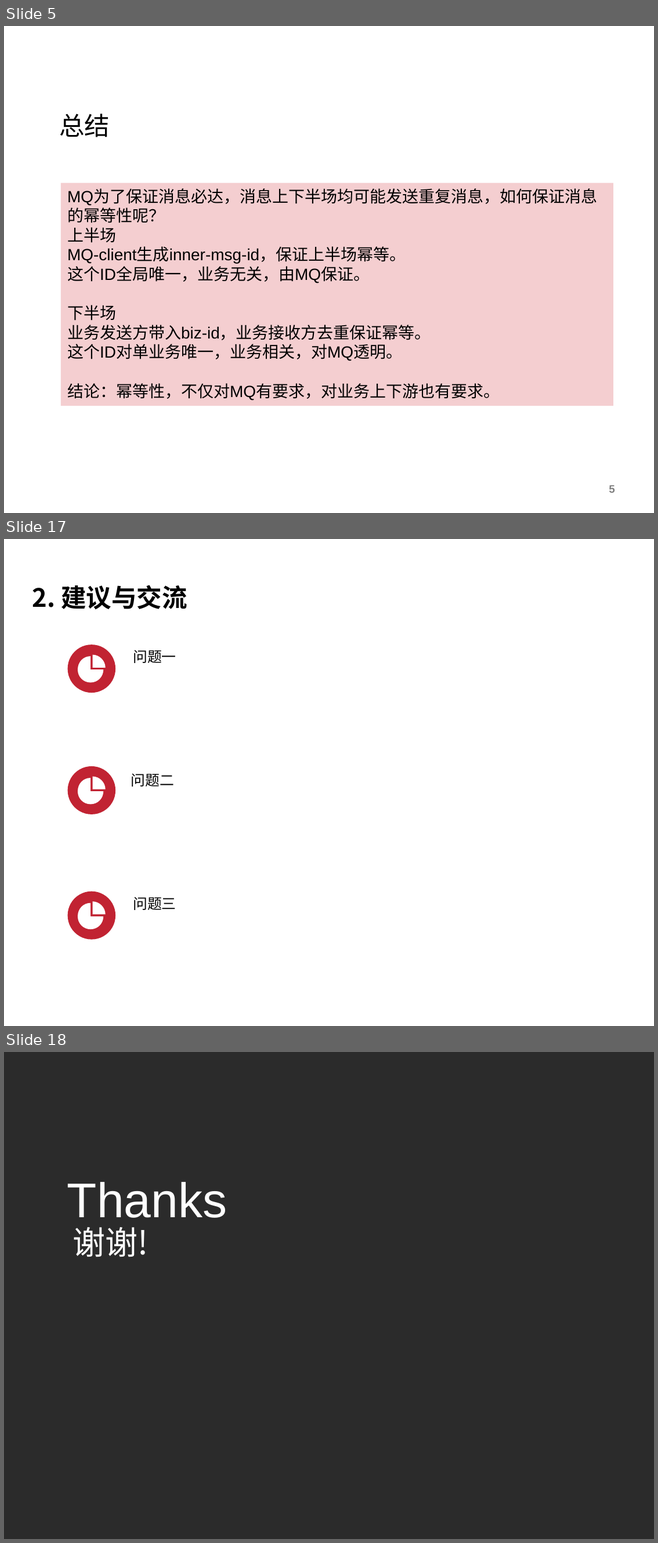
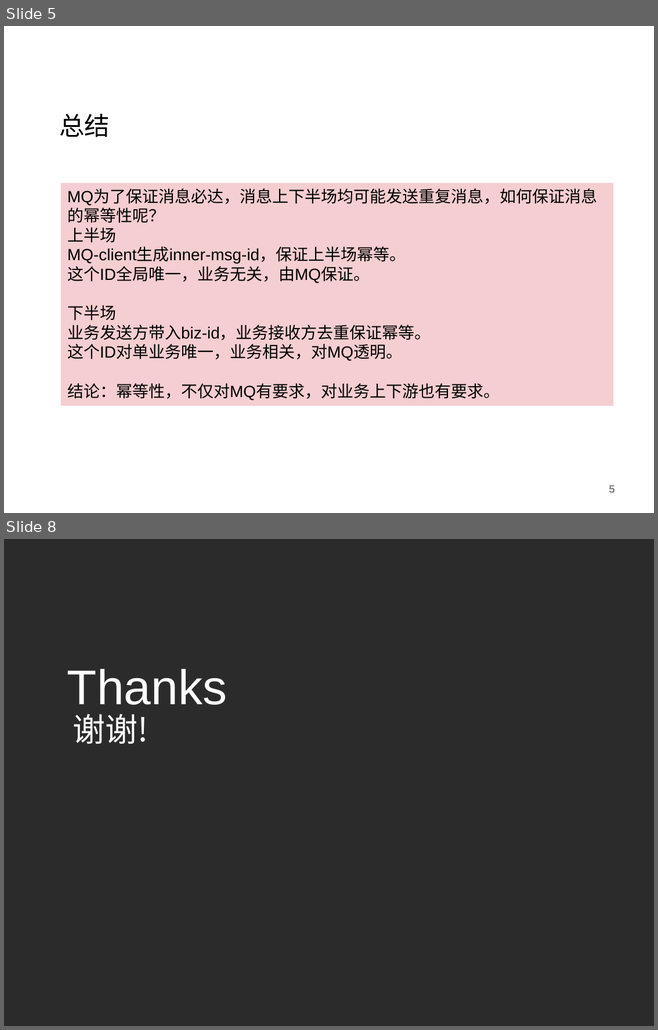
Before and after one commit to charlesmao/document, a slide deck: MQ消息总线的幂等性设计.pptx. Shown one above the other, each under a label of ours: slides 5, 17 and 18 before the commit, slides 5 and 8 after it; the slides between them are not shown. The pictures are 658x1543 and 658x1030 pixels, drawn with LibreOffice and Linux fonts; fonts in the diff are those of the drawing; background and template pictures are left out; a plain dark background stands for a picture behind light text. Boxes give left, top, right and bottom in pixels: in the first picture for what was removed or moved away, otherwise in the second. Text is boxed around its words. In the diff, an @@ line names an element or a change of style, - is before the commit and + after.

```diff
--- a/MQ消息总线的幂等性设计.pptx
+++ b/MQ消息总线的幂等性设计.pptx
@@ slide 17 removed at box(4, 539, 654, 1026), background #FFFFFF @@
@@ title removed at box(32, 585, 187, 610) @@
-2. 建议与交流
@@ ellipse removed at box(68, 645, 116, 693) @@
@@ freeform shape removed at box(78, 654, 106, 683) @@
@@ text removed at box(133, 650, 176, 663) @@
-问题一
@@ ellipse removed at box(68, 766, 116, 815) @@
@@ freeform shape removed at box(78, 777, 106, 805) @@
@@ text removed at box(131, 773, 174, 787) @@
-问题二
@@ ellipse removed at box(68, 892, 116, 940) @@
@@ freeform shape removed at box(78, 901, 106, 929) @@
@@ text removed at box(133, 897, 176, 910) @@
-问题三
@@ what was slide 18 is now slide 8 @@
```
Also in this commit, not shown: 1 slide changed, 2 slides added, 11 other slides removed.
